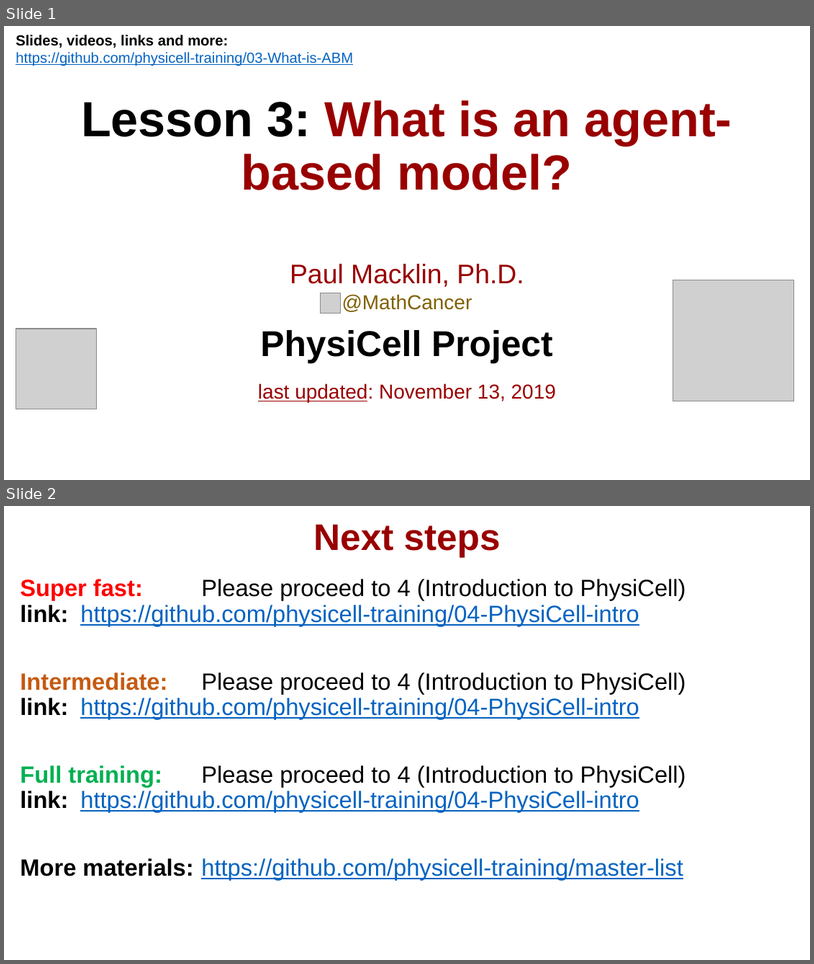
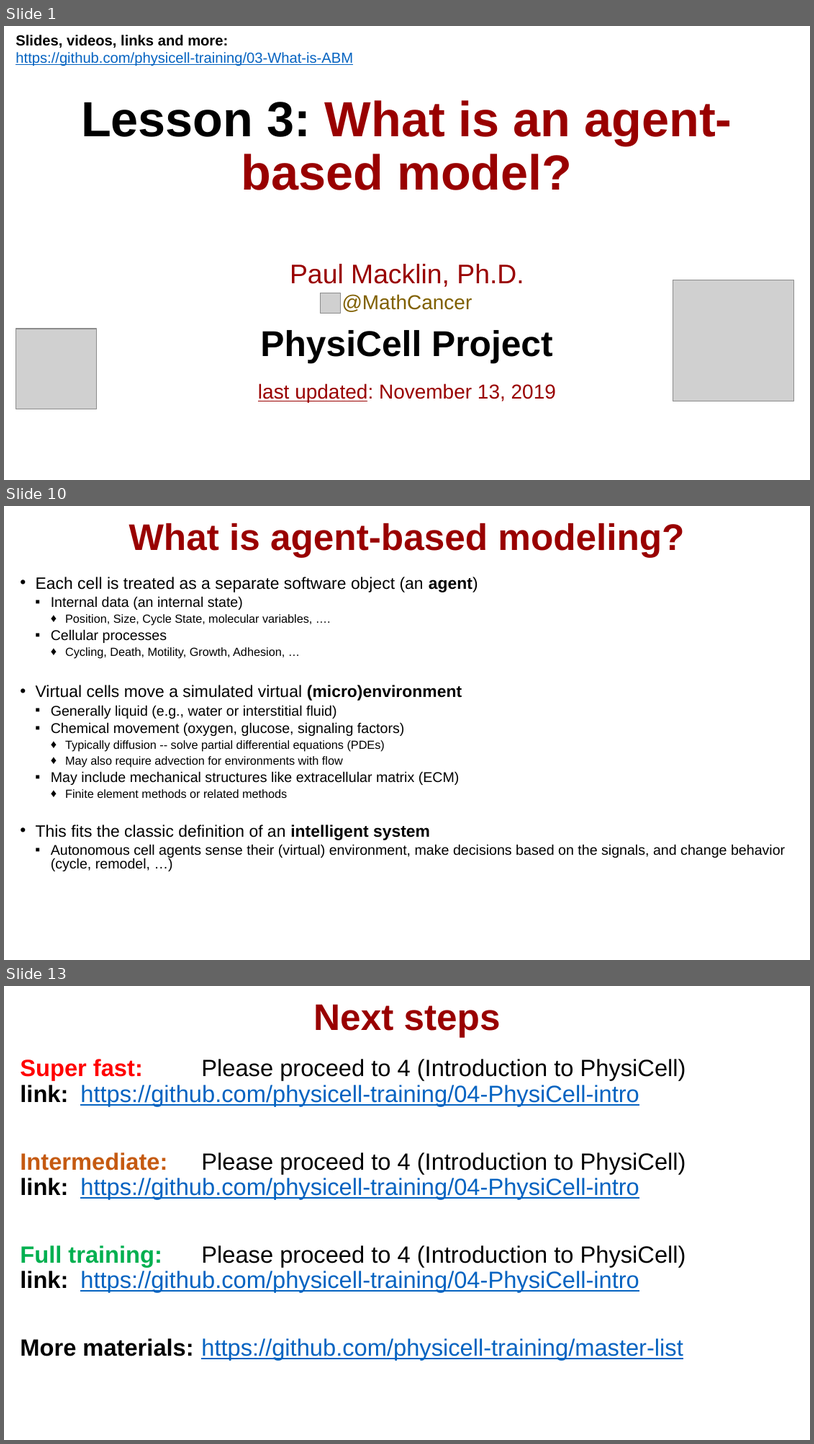
Before and after one commit to physicell-training/03-What-is-ABM, a slide deck: pptx_source/03-What-is-ABM.pptx. Shown one above the other, each under a label of ours: slides 1 and 2 before the commit, slides 1, 10 and 13 after it; the slides between them are not shown. The pictures are 814x964 and 814x1444 pixels, drawn with LibreOffice and Linux fonts; fonts in the diff are those of the drawing; grey boxes stand for pictures; background and template pictures are left out. Boxes give left, top, right and bottom in pixels: in the first picture for what was removed or moved away, otherwise in the second. Text is boxed around its words. In the diff, an @@ line names an element or a change of style, - is before the commit and + after.

```diff
--- a/pptx_source/03-What-is-ABM.pptx
+++ b/pptx_source/03-What-is-ABM.pptx
@@ slide 10 added at <box>4,506,810,960</box>, background #FFFFFF @@
@@ title added at <box>129,523,684,558</box>, 33 pt, text #990000, bold @@
+What is agent-based modeling?
@@ text added at <box>36,577,785,871</box>, 12.6 pt, text #000000 @@
+• Each cell is treated as a separate software object (an agent)
+  ▪ Internal data (an internal state)
+    ♦ Position, Size, Cycle State, molecular variables, ….
+  ▪ Cellular processes
+    ♦ Cycling, Death, Motility, Growth, Adhesion, …
+• Virtual cells move a simulated virtual (micro)environment
+  ▪ Generally liquid (e.g., water or interstitial fluid)
+  ▪ Chemical movement (oxygen, glucose, signaling factors)
+    ♦ Typically diffusion -- solve partial differential equations (PDEs)
+    ♦ May also require advection for environments with flow
+  ▪ May include mechanical structures like extracellular matrix (ECM)
+    ♦ Finite element methods or related methods
+• This fits the classic definition of an intelligent system
+  ▪ Autonomous cell agents sense their (virtual) environment, make decisions based on the signals, and change behavior (cycle, remodel, …)
@@ what was slide 2 is now slide 13 @@
```
Also in this commit, not shown: 10 other slides added.
